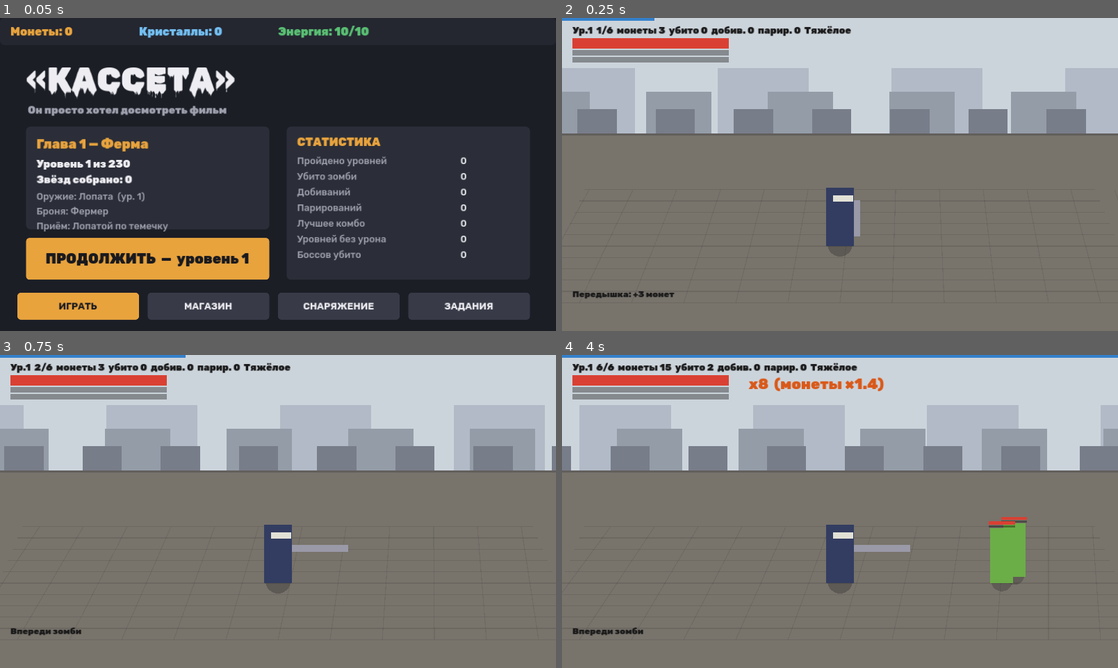
Above: before the commit, frames 1-4 (two rows, left to right).
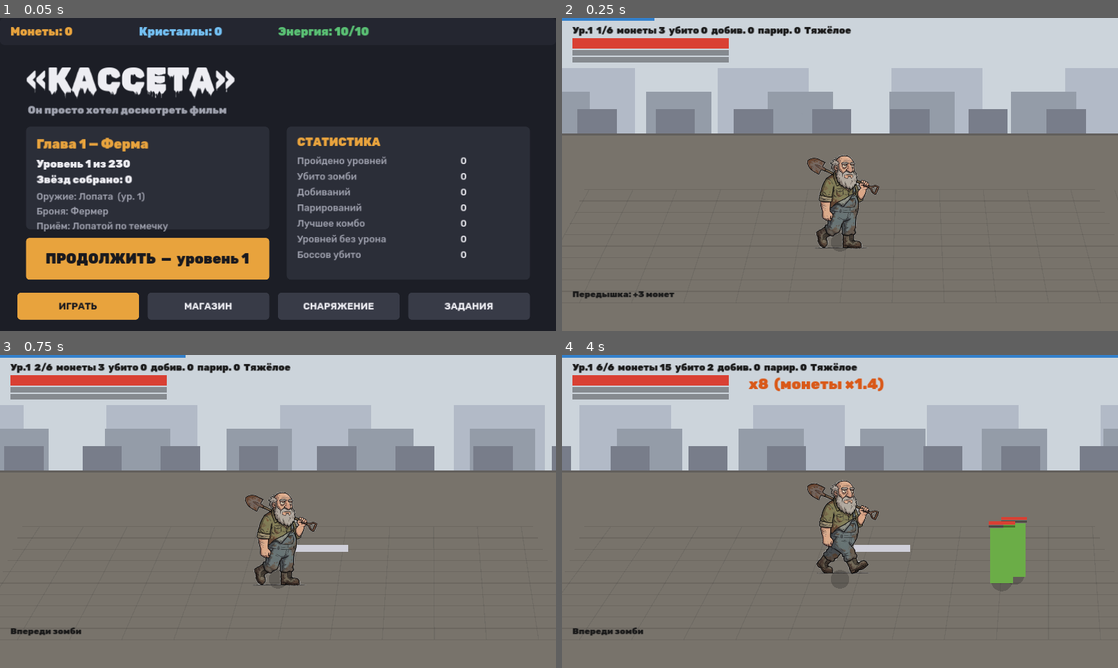
Above: after the commit, the same moments.

Repository: Philp166/kasseta
Game: Godot game, scene res://test.tscn
Two runs of this game, one before a commit and one after it. Both use one fixed random seed, a clock stepped at 60 frames per second and the inputs below. This scene is started directly instead of the project's main scene.
Inputs (mouse positions are in pixels of both pictures, inside the frame that each line leads up to):
- Up to frame 1 (0.05 s): no input
- Up to frame 2 (0.25 s): no input
- Up to frame 3 (0.75 s): tap Enter at 0.5 s; move the mouse to (400, 495) at 0.52 s; hold Right from 0.53 s (still down); tap F at 0.6 s; click (400, 495) at 0.67 s
- Up to frame 4 (4 s): tap Space at 0.77, 1.52, 3.02, 3.77 s; move the mouse to (728, 527) at 1.27 s; release Right at 1.28 s; hold S 1.28-2.03 s; tap Q at 1.35 s; move the mouse to (895, 442) at 2.02 s; hold Right 2.03-2.78 s; tap X at 2.1 s; move the mouse to (812, 574) at 2.77 s; hold W 2.78-3.53 s; tap E at 2.85 s; click (812, 574) at 2.92 s; move the mouse to (1006, 558) at 3.52 s; hold Left from 3.53 s (still down); tap R at 3.6 s

Frame 1 is identical in both runs. In frame 2, 1.9% of the frame differs, in the area x 44-58%, y 43-77%; in frame 3, 2.1%; in frame 4, 2.2%, in the area x 44-63%, y 40-77%.

Commit message:
Дед в игре: нарезка полосы ходьбы, выравнивание по ступням, спрайты вместо прямоугольника

Diff:
--- a/scripts/fonts.gd
+++ b/scripts/fonts.gd
@@ -24,3 +24,20 @@
 
 static func body() -> FontFile:
 	return get_font("res://fonts/Rubik-Medium.ttf")
+
+
+# Картинки тоже грузим в рантайме: .png требует импорта редактором,
+# а проект должен запускаться и напрямую (godot --path ...)
+static var _tex: Dictionary = {}
+
+static func texture(path: String) -> Texture2D:
+	if _tex.has(path):
+		return _tex[path]
+	var img := Image.new()
+	var err := img.load(path)
+	if err != OK:
+		_tex[path] = null
+		return null
+	var t := ImageTexture.create_from_image(img)
+	_tex[path] = t
+	return t
--- a/scripts/player.gd
+++ b/scripts/player.gd
@@ -4,6 +4,11 @@
 
 const Weapons = preload("res://scripts/weapons.gd")
 const Persp = preload("res://scripts/persp.gd")
+const Fonts = preload("res://scripts/fonts.gd")
+
+# Кадры ходьбы: нарезаны из сгенерированной полосы, выровнены по ступням
+const WALK_FRAMES := ["res://art/ded/walk/00.png","res://art/ded/walk/01.png",
+	"res://art/ded/walk/02.png","res://art/ded/walk/03.png"]
 
 signal died
 signal changed
@@ -59,8 +64,23 @@
 var dash_cd: float = 0.0
 var dash_dir: int = 1
 
+var sprite: Sprite2D
+var walk_tex: Array = []
+var frame_t: float = 0.0
+
 func _ready() -> void:
 	z_index = 10
+	for path in WALK_FRAMES:
+		var t = Fonts.texture(path)
+		if t != null:
+			walk_tex.append(t)
+	if walk_tex.size() > 0:
+		sprite = Sprite2D.new()
+		sprite.texture = walk_tex[0]
+		sprite.centered = false
+		# ставим так, чтобы ступни были в точке узла
+		sprite.offset = Vector2(-walk_tex[0].get_width() * 0.5, -walk_tex[0].get_height() + 12)
+		add_child(sprite)
 	set_weapon("heavy")
 
 func set_weapon(id: String) -> void:
@@ -84,6 +104,15 @@
 	var s := Persp.scale_at(depth)
 	scale = Vector2(s, s)
 	z_index = Persp.z_at(depth) + 5
+	# перелистывание кадров ходьбы
+	if sprite != null and walk_tex.size() > 0:
+		frame_t += delta * (7.0 if anim != A.IDLE else 4.0)
+		var idx: int = int(frame_t) % walk_tex.size()
+		sprite.texture = walk_tex[idx]
+		sprite.flip_h = facing < 0
+		sprite.modulate = Color(1, 0.55, 0.45) if anim == A.HURT else (Color(1.25, 0.7, 0.6) if rage_active else Color.WHITE)
+		sprite.visible = anim != A.DEAD
+
 	if anim_left > 0.0:
 		anim_left -= delta
 		if anim_left <= 0.0:
@@ -362,6 +391,9 @@
 # --- Отрисовка ------------------------------------------------------
 
 func _draw() -> void:
+	if sprite != null:
+		_draw_weapon_only()
+		return
 	var body_color := Color(0.20, 0.24, 0.38)
 	if rage_active:
 		body_color = Color(0.78, 0.22, 0.14)
@@ -437,3 +469,20 @@
 	if f > 0.0:
 		return Rect2(BODY_W * 0.5, y, length, thick)
 	return Rect2(-BODY_W * 0.5 - length, y, length, thick)
+
+
+# Когда есть спрайт деда, из старой отрисовки оставляем только тень и оружие
+func _draw_weapon_only() -> void:
+	draw_circle(Vector2(0, -10), BODY_W * 0.34, Color(0, 0, 0, 0.20))
+	var f := float(facing)
+	match anim:
+		A.ATTACK:
+			draw_rect(_dir_rect(float(wdata["light_range"]) * 0.8, 18.0, -BODY_H * 0.65, f), Color(0.85, 0.85, 0.9, 0.9))
+		A.HEAVY_HIT:
+			draw_rect(_dir_rect(float(wdata["heavy_range"]) * 0.8, 26.0, -BODY_H * 0.6, f), Color(0.95, 0.82, 0.25))
+		A.HEAVY_WINDUP:
+			draw_rect(Rect2(-12.0, -BODY_H - 50.0, 16.0, 80.0), Color(0.95, 0.82, 0.25))
+		A.PARRY:
+			draw_rect(_dir_rect(22.0, BODY_H * 0.8, -BODY_H * 0.8, f), Color(0.35, 0.85, 1.0) if parry_left > 0.0 else Color(0.35, 0.55, 0.85))
+		A.EXECUTE:
+			draw_rect(_dir_rect(170.0, 30.0, -BODY_H * 0.85, f), Color(0.95, 0.12, 0.12))
Binary file added: art/ded/walk/00.png
Binary file added: art/ded/walk/01.png
Binary file added: art/ded/walk/02.png
Binary file added: art/ded/walk/03.png
